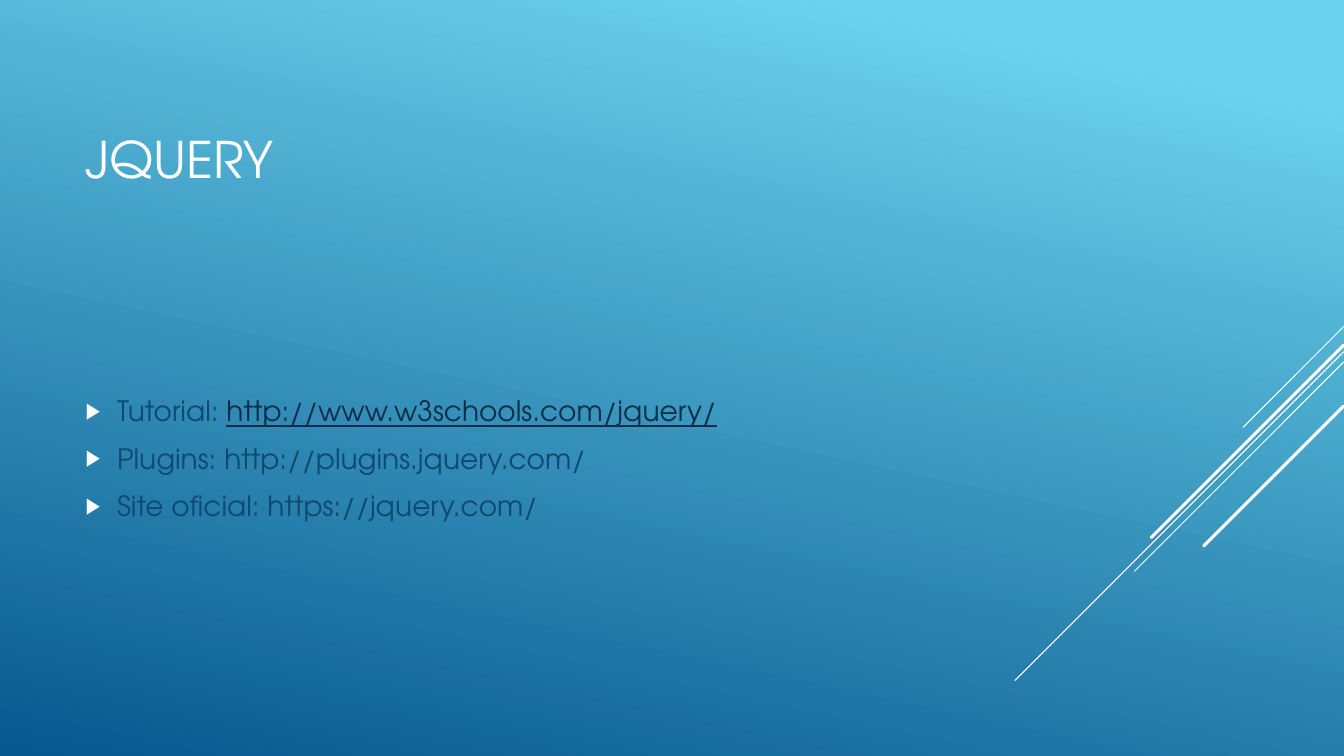
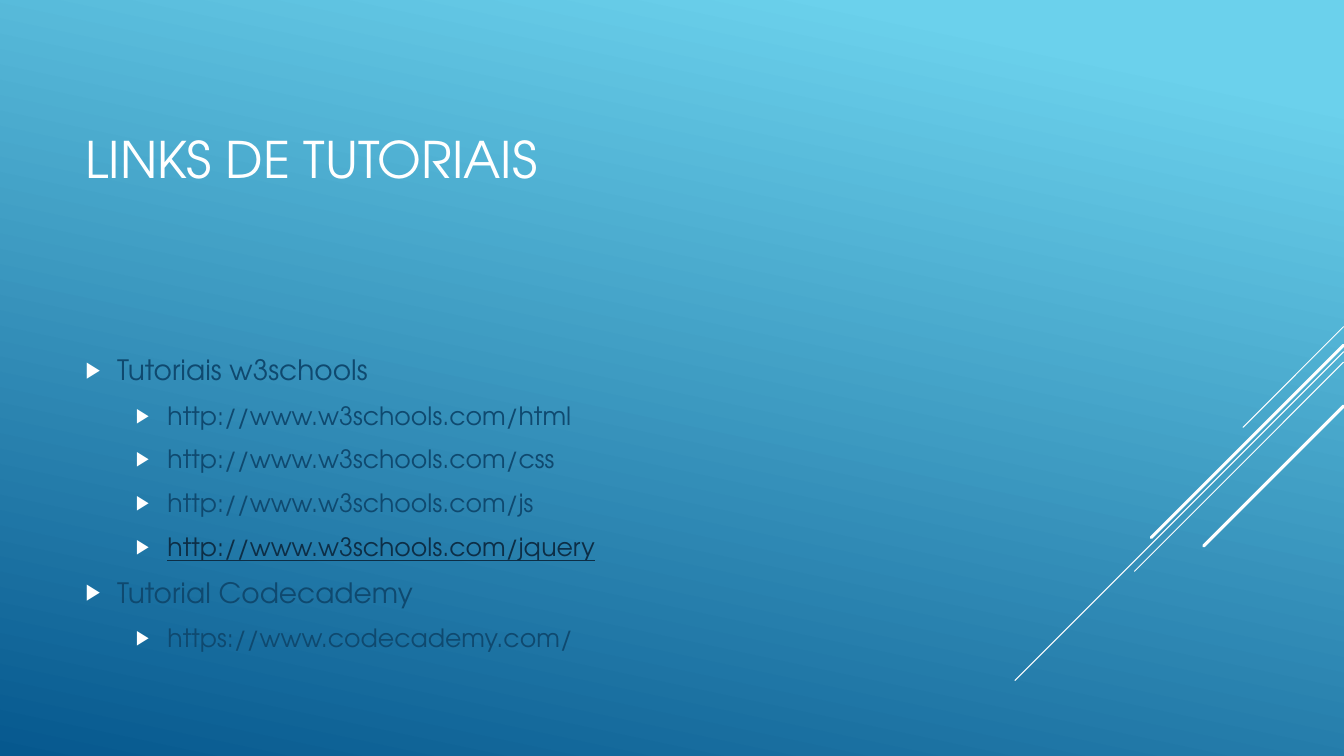
Before and after one commit to matheustristao/AulaFrontEnd, a slide deck: slide 16 of front-end.pptx (slide 14 before the commit). Drawn at 1344x756 pixels with LibreOffice and Linux fonts; fonts in the diff are those of the drawing. Boxes give left, top, right and bottom in pixels: in the first picture for what was removed or moved away, otherwise in the second. Text is boxed around its words. In the diff, an @@ line names an element or a change of style, - is before the commit and + after.

```diff
--- a/front-end.pptx
+++ b/front-end.pptx
@@ title at (x1=86, y1=140, x2=538, y2=179): text changed @@
-JQUERY
+LINKS DE TUTORIAIS
@@ text at (x1=117, y1=359, x2=594, y2=652): text changed; size 20 to 18 pt @@
-▶ Tutorial: http://www.w3schools.com/jquery/
-▶ Plugins: http://plugins.jquery.com/
-▶ Site oficial: https://jquery.com/
+▶ Tutoriais w3schools
+  ▶ http://www.w3schools.com/html
+  ▶ http://www.w3schools.com/css
+  ▶ http://www.w3schools.com/js
+  ▶ http://www.w3schools.com/jquery
+▶ Tutorial Codecademy
+  ▶ https://www.codecademy.com/
```
Also in this commit, not shown: 1 other slide changed, 1 slide added, 3 other files.
